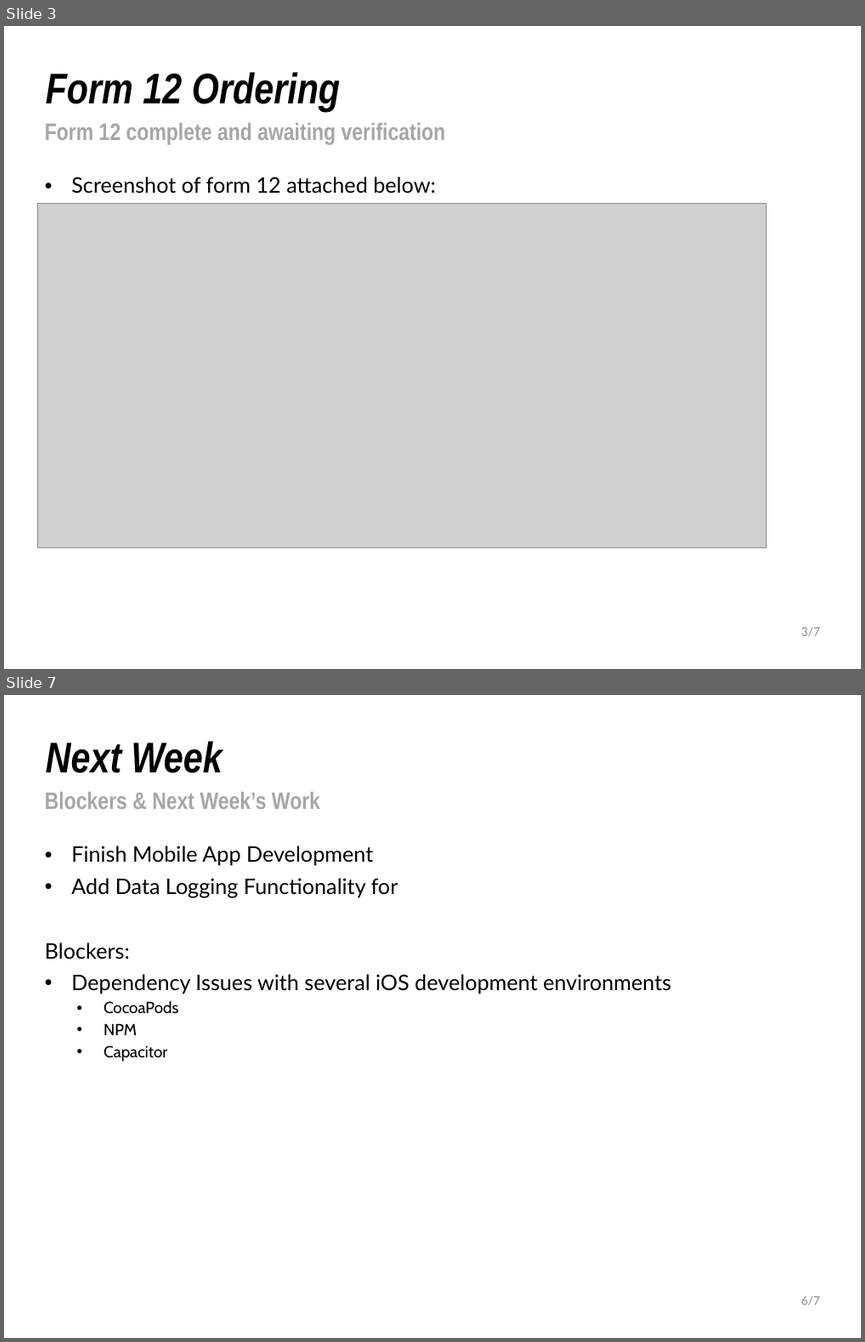
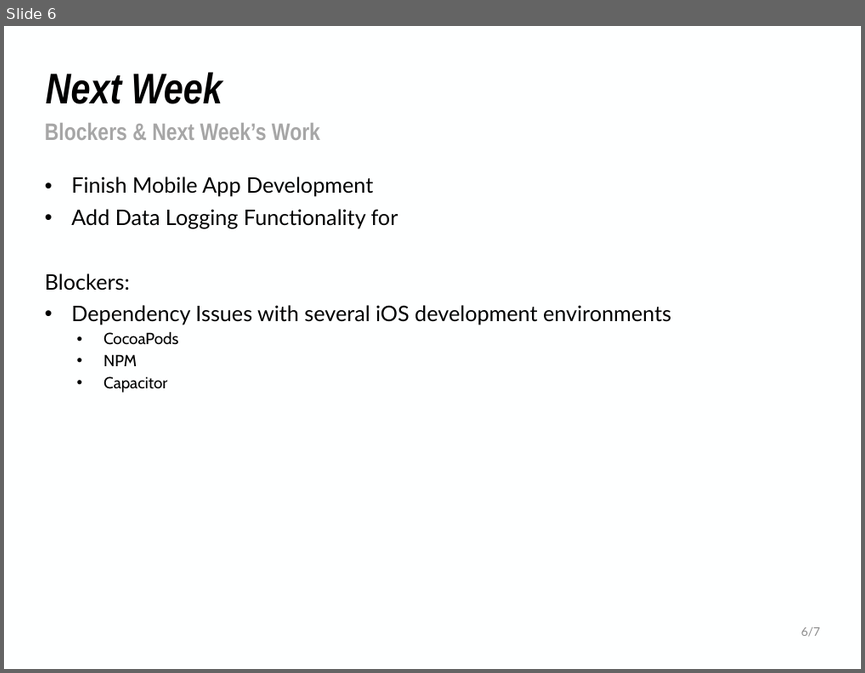
Before and after one commit to NHuang58/Biomedical_Device_PCB, a slide deck: Documentation/Slides/Week_13.pptx. Shown one above the other, each under a label of ours: slides 3 and 7 before the commit, slide 6 after it; the slides between them are not shown. The pictures are 865x1342 and 865x673 pixels, drawn with LibreOffice and Linux fonts; fonts in the diff are those of the drawing; grey boxes stand for pictures; background and template pictures are left out. Boxes give left, top, right and bottom in pixels: in the first picture for what was removed or moved away, otherwise in the second. Text is boxed around its words. In the diff, an @@ line names an element or a change of style, - is before the commit and + after.

```diff
--- a/Documentation/Slides/Week_13.pptx
+++ b/Documentation/Slides/Week_13.pptx
@@ slide 3 removed at [4, 26, 861, 669], background #FEFFFF @@
@@ title removed at [46, 72, 340, 112] @@
-Form 12 Ordering
@@ text removed at [45, 123, 446, 145] @@
-Form 12 complete and awaiting verification
@@ text removed at [71, 176, 436, 193] @@
-• Screenshot of form 12 attached below:
@@ picture removed at [37, 204, 766, 548] @@
@@ text removed at [801, 627, 820, 636] @@
-3/7
@@ what was slide 7 is now slide 6 @@
```
Also in this commit, not shown: 3 slides changed, 2 slides added, 2 other slides removed, 2 other files.
